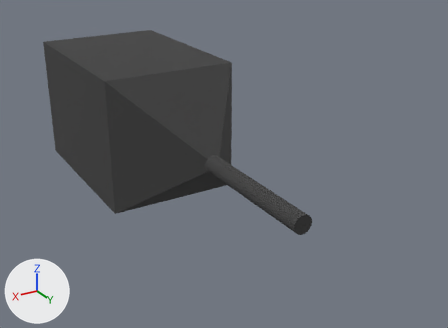
The Blender file blender/rat.blend, before and after one commit.
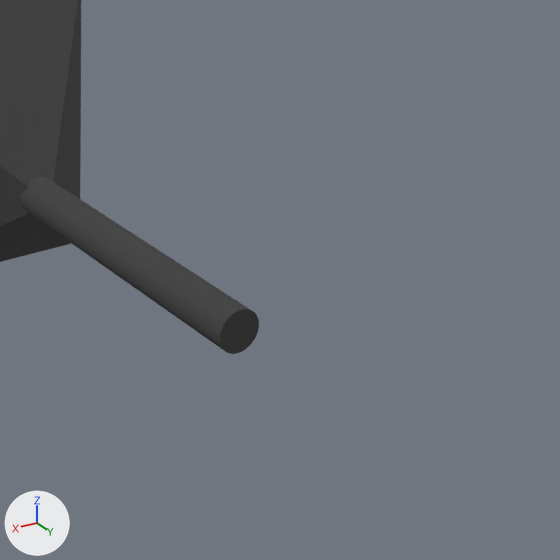
Each version appears first whole from a 50 mm camera at (0.38, 0.921, 0.327) aimed at (-0.064, 0.182, -0.043), and next in a close-up on the part from 44% to 100% of the width and 23% to 100% of the height. Every picture has the same lights, and +X, +Y and +Z are marked at lower left.
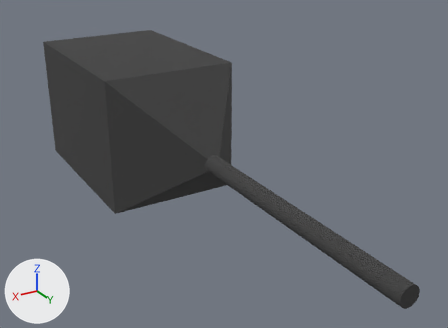
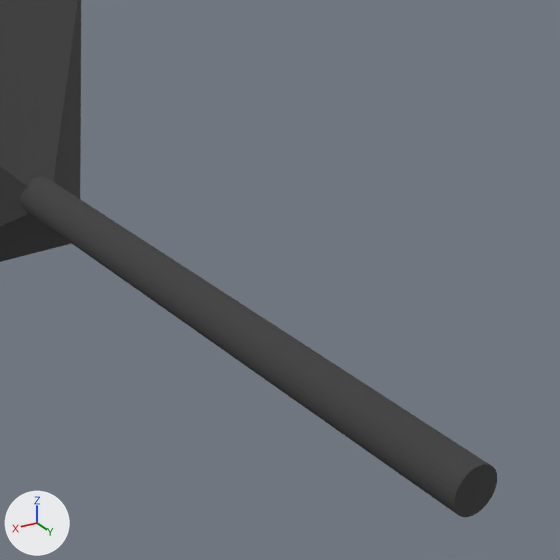
Where the change shows, as pixel boxes [x1, y1, x2, y2] in the close-ups (560 x 560 px):
'Cube.001', rescaled
    before: [20, 176, 259, 354]
    after: [20, 176, 497, 517]

The edits, one by one:
Object 'Cube.001' (ob_cube_001) is rescaled from (0.06, 0.145, 0.06) to (0.06, 0.194, 0.06).
